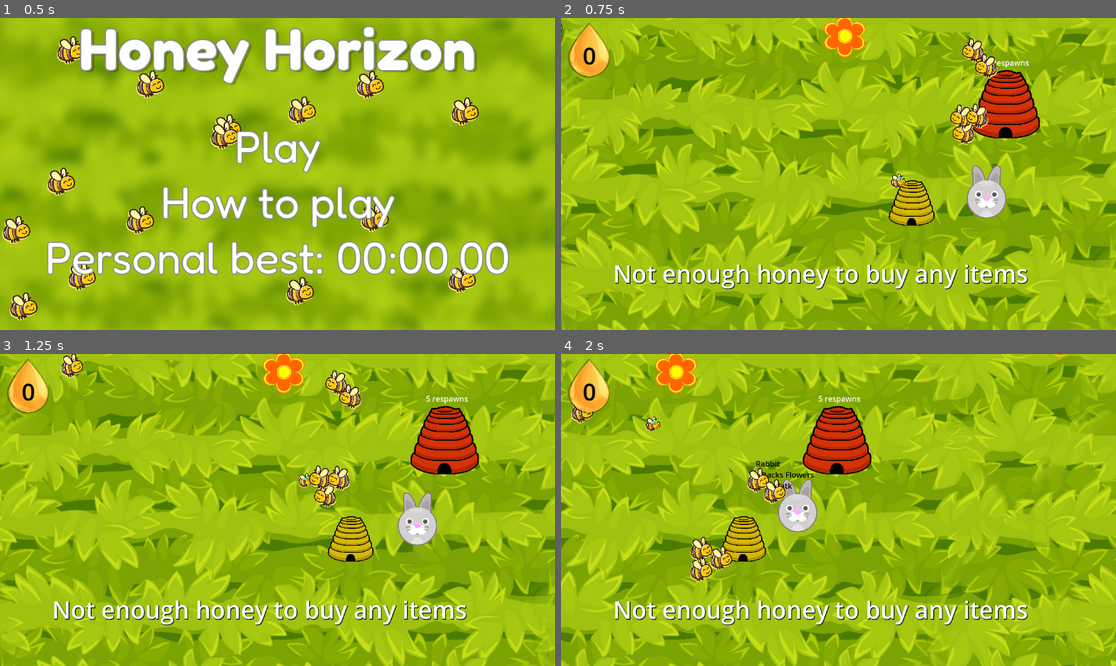
Above: before the commit, frames 1-4 (two rows, left to right).
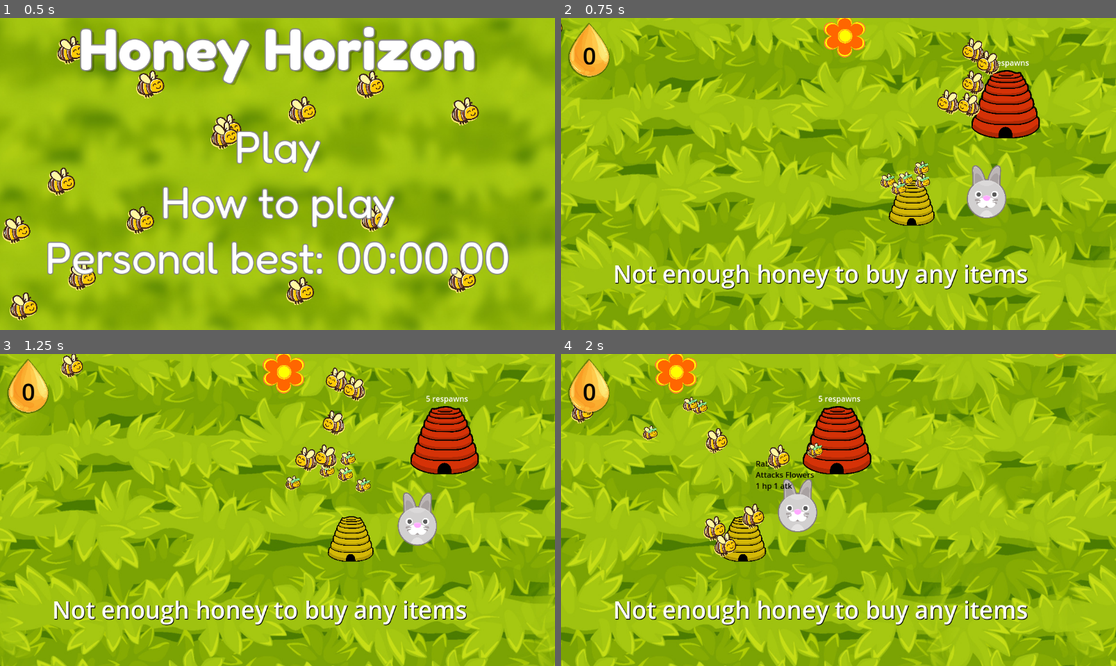
Above: after the commit, the same moments.

Repository: jam53/GMTK-Gamejam-2024
Game: Godot game, scene res://scenes/main_menu.tscn
Two runs of this game, one before a commit and one after it. Both use one fixed random seed, a clock stepped at 60 frames per second and the inputs below.
Inputs (mouse positions are in pixels of both pictures, inside the frame that each line leads up to):
- Up to frame 1 (0.5 s): no input
- Up to frame 2 (0.75 s): click "Play" at 0.5 s
- Up to frame 3 (1.25 s): no input
- Up to frame 4 (2 s): move the mouse to (977, 519) at 1.27 s; press the mouse at (977, 519) at 1.28 s; hold D (right) from 1.28 s (still down)

Frame 1 is identical in both runs. In frame 2, 1.9% of the frame differs, in the area x 57-79%, y 6-58%; in frame 3, 2.2%; in frame 4, 2.6%, in the area x 14-48%, y 13-74%.

Commit message:
Changed prices

Diff:
--- a/scenes/lawn.tscn
+++ b/scenes/lawn.tscn
@@ -25,7 +25,6 @@
 
 [node name="Hive" parent="." instance=ExtResource("2_qycfm")]
 position = Vector2(688, 349)
-capacity = 1
 
 [node name="AttackersHive" parent="." instance=ExtResource("4_c0gor")]
 position = Vector2(883, 145)
--- a/scripts/object_placer.gd
+++ b/scripts/object_placer.gd
@@ -17,28 +17,28 @@
 	add_items_to_inventory([
 		InventoryItem.new(
 			preload("res://assets/sprites/temp/beehive.png"),
-			2,
+			10,
 			"beehive",
 			preload("res://scenes/hive.tscn"),
 			0.5
 		),
 		InventoryItem.new(
 			preload("res://assets/sprites/temp/beehive-attackers.png"),
-			5,
+			15,
 			"beehive attackers",
 			preload("res://scenes/attackers_hive.tscn"),
 			0.5
 		),
 		InventoryItem.new(
 			preload("res://assets/sprites/temp/attack_boost_flower.png"),
-			10,
+			50,
 			"attack boost flower",
 			preload("res://scenes/flowers/attack_boost_flower.tscn"),
 			0.05
 		),
 		InventoryItem.new(
 			preload("res://assets/sprites/temp/health_boost_flower.png"),
-			10,
+			50,
 			"health boost flower",
 			preload("res://scenes/flowers/health_boost_flower.tscn"),
 			0.05
